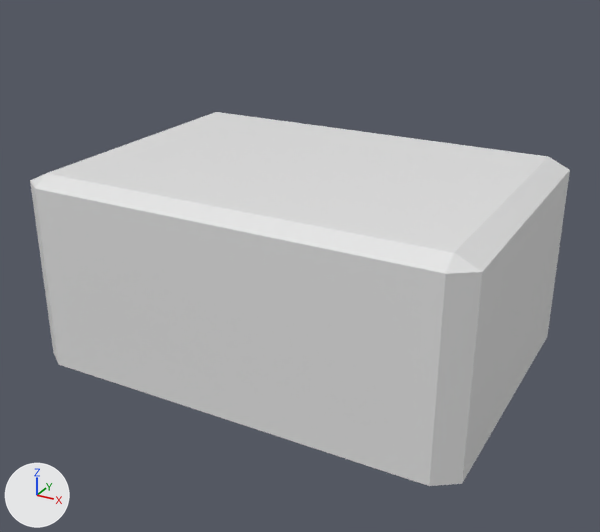
The OBJ model IndustryProject/Assets/Models/Droid/Droid_head_new.obj: old version first, new version second.
One viewpoint serves both versions: a camera (50 mm lens) standing at (7.5, 2.38, 9.18) and looking at (6.04, 5.03, 7.86). Arrows for +X, +Y and +Z are at lower left; the lights stay in place. Where no turn or scale is listed for an object, it has been applied to the vertices. Vertices at the same position are counted once.

The first picture shows 'Cube_Cube.001'.
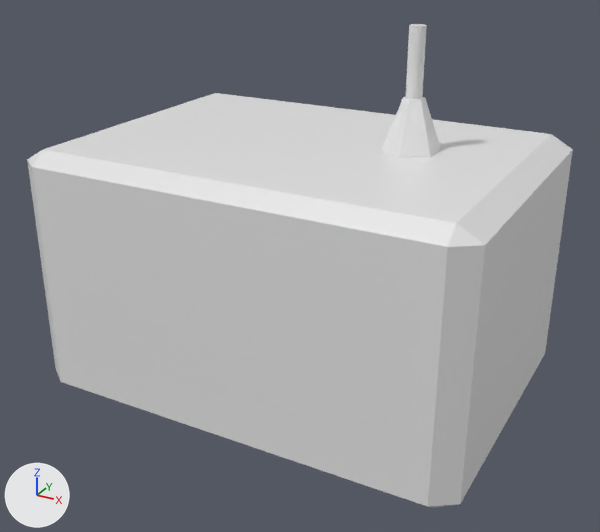
Pixel boxes [x1, y1, x2, y2] of what changed, in the pictures (600 x 532 px):
'Cube_Cube.001', mesh rescaled (11% taller)
    before: [30, 112, 570, 486]
    after: [27, 93, 573, 508]
'Cone.001', added
    after: [382, 96, 441, 158]
'Cylinder', added
    after: [406, 24, 427, 99]

What changed in the scene script:
```text
Change me_cube_cube_001:
    where me_cube_cube_001.from_pydata(...)  # 24 vertices, 26 faces; spans x 5.13..6.9, y 4.49..5.75, z 7.41..8.25
    used by ob_cube_cube_001; location = (0.0, 0.0, 0.0)
    me_cube_cube_001 part 1: the whole mesh is scaled about its middle by (1, 1, 1.22)
Add me_cylinder:
    me_cylinder.from_pydata(...)  # 64 vertices, 34 faces; spans x 6.386..6.446, y 5.17..5.23, z 8.528..8.788
    me_cylinder.materials.append(mat_none)  # white #e7e7e7
Add me_cone_001:
    me_cone_001.from_pydata(...)  # a 6-sided cut cone along z (radius 0.112 at the low end, 0.04 at the high end) spanning x 6.32..6.514, y 5.086..5.311, z 8.337..8.535
    me_cone_001.materials.append(mat_none)  # white #e7e7e7
Add ob_cylinder:
    ob_cylinder = bpy.data.objects.new('Cylinder', me_cylinder)
    ob_cylinder.location = (0.0, 0.0, 0.0)
Add ob_cone_001:
    ob_cone_001 = bpy.data.objects.new('Cone.001', me_cone_001)
    ob_cone_001.location = (0.0, 0.0, 0.0)
```
